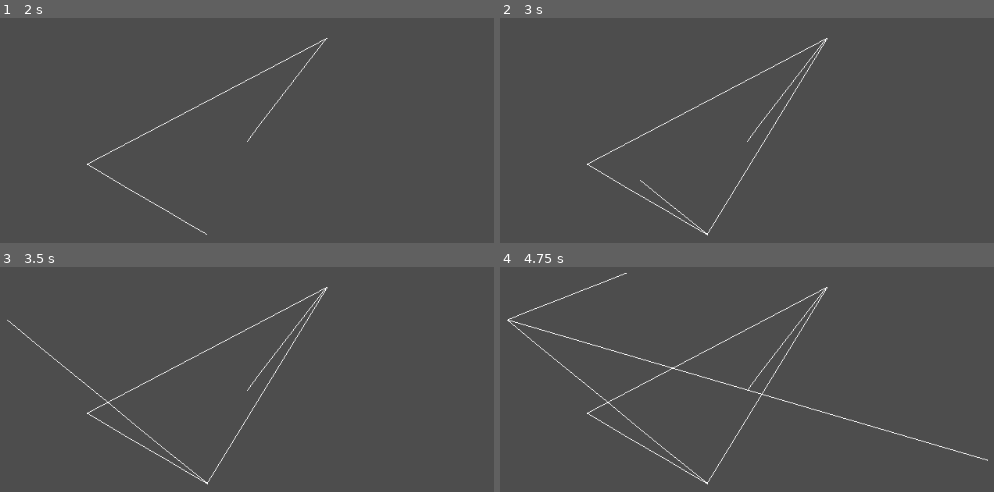
Above: before the commit, frames 1-4 (two rows, left to right).
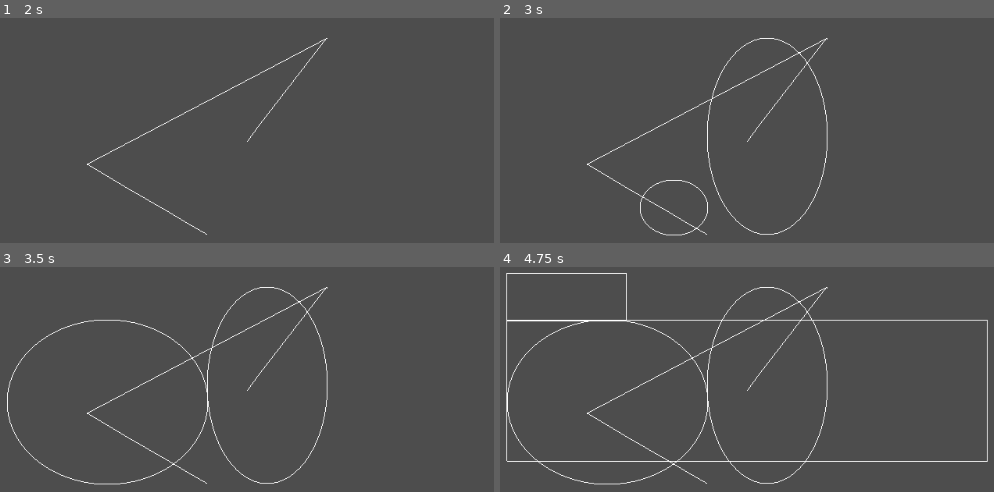
Above: after the commit, the same moments.

Repository: gilzoide/draw-over
Game: Godot game, scene res://main.tscn
Two runs of this game, one before a commit and one after it. Both use one fixed random seed, a clock stepped at 60 frames per second and the inputs below.
Inputs (mouse positions are in pixels of both pictures, inside the frame that each line leads up to):
- Up to frame 1 (2 s): tap Enter at 0.5 s; drag from (247, 141) to (326, 38) at 0.52 s; tap Space at 1.25 s; drag from (88, 164) to (207, 234) at 1.27 s
- Up to frame 2 (3 s): tap Enter at 2 s; move the mouse to (826, 38) at 2.02 s; tap R (format_rectangle, bound only after the commit) at 2.1 s; click (826, 38) at 2.17 s; tap E (format_ellipse, bound only after the commit) at 2.3 s; tap Space at 2.75 s; drag from (707, 234) to (504, 69) at 2.77 s
- Up to frame 3 (3.5 s): no input
- Up to frame 4 (4.75 s): tap Enter at 3.5 s; move the mouse to (989, 460) at 3.52 s; tap E (format_ellipse, bound only after the commit) at 3.6 s; click (989, 460) at 3.67 s; tap R (format_rectangle, bound only after the commit) at 3.8 s; tap Space at 4.25 s; drag from (504, 318) to (628, 273) at 4.27 s

Frame 1 is identical in both runs. In frame 2, 1.2% of the frame differs, in the area x 28-67%, y 8-97%; in frame 3, 1.8%; in frame 4, 3.9%, in the area x 1-99%, y 2-97%.

Commit message:
Add shortcuts for changing current draw format, add ellipse drawing

Diff:
--- a/draw_item.gd
+++ b/draw_item.gd
@@ -3,6 +3,7 @@
 enum Format {
 	LINE_STRIP,
 	RECTANGLE,
+	ELLIPSE,
 }
 
 export(Format) var format = Format.LINE_STRIP
@@ -17,6 +18,11 @@
 		draw_polyline(param, color)
 	elif format == Format.RECTANGLE:
 		draw_rect(param, color, false)
+	elif format == Format.ELLIPSE:
+		var size = param.size
+		var center = param.position + size * 0.5
+		draw_set_transform(center, 0, size)
+		draw_arc(Vector2.ZERO, 0.5, 0, TAU, int(clamp(max(size.x, size.y), 3, 64)), color)
 
 
 func start(point: Vector2) -> void:
@@ -33,4 +39,8 @@
 		param.append(point)
 	else:
 		param = Rect2(origin, Vector2.ONE).expand(point)
+		if param.size.x < 1:
+			param.size.x = 1
+		if param.size.y < 1:
+			param.size.y = 1
 	update()
--- a/main.gd
+++ b/main.gd
@@ -5,6 +5,7 @@
 export(Resource) var settings = preload("res://main_settings.tres")
 
 var _dragging = false
+var _format = DrawItem.Format.LINE_STRIP
 
 
 func _ready() -> void:
@@ -23,6 +24,12 @@
 		settings.presentation_mode = not settings.presentation_mode
 	elif event.is_action_released("clear_drawings"):
 		_clear_items()
+	elif event.is_action_released("format_line_strip"):
+		_format = DrawItem.Format.LINE_STRIP
+	elif event.is_action_released("format_rectangle"):
+		_format = DrawItem.Format.RECTANGLE
+	elif event.is_action_released("format_ellipse"):
+		_format = DrawItem.Format.ELLIPSE
 	elif event.is_action("drag_hold") and not event.is_echo():
 		if event.is_pressed():
 			_dragging = true
@@ -43,6 +50,7 @@
 
 func _start_item(point: Vector2) -> void:
 	var item = DrawItem.new()
+	item.format = _format
 	add_child(item)
 	item.start(point)
 
--- a/project.godot
+++ b/project.godot
@@ -40,6 +40,21 @@
 , Object(InputEventKey,"resource_local_to_scene":false,"resource_name":"","device":0,"alt":false,"shift":false,"control":false,"meta":false,"command":false,"pressed":false,"scancode":32,"unicode":0,"echo":false,"script":null)
  ]
 }
+format_line_strip={
+"deadzone": 0.5,
+"events": [ Object(InputEventKey,"resource_local_to_scene":false,"resource_name":"","device":0,"alt":false,"shift":false,"control":false,"meta":false,"command":false,"pressed":false,"scancode":80,"unicode":0,"echo":false,"script":null)
+ ]
+}
+format_rectangle={
+"deadzone": 0.5,
+"events": [ Object(InputEventKey,"resource_local_to_scene":false,"resource_name":"","device":0,"alt":false,"shift":false,"control":false,"meta":false,"command":false,"pressed":false,"scancode":82,"unicode":0,"echo":false,"script":null)
+ ]
+}
+format_ellipse={
+"deadzone": 0.5,
+"events": [ Object(InputEventKey,"resource_local_to_scene":false,"resource_name":"","device":0,"alt":false,"shift":false,"control":false,"meta":false,"command":false,"pressed":false,"scancode":69,"unicode":0,"echo":false,"script":null)
+ ]
+}
 
 [physics]
 
